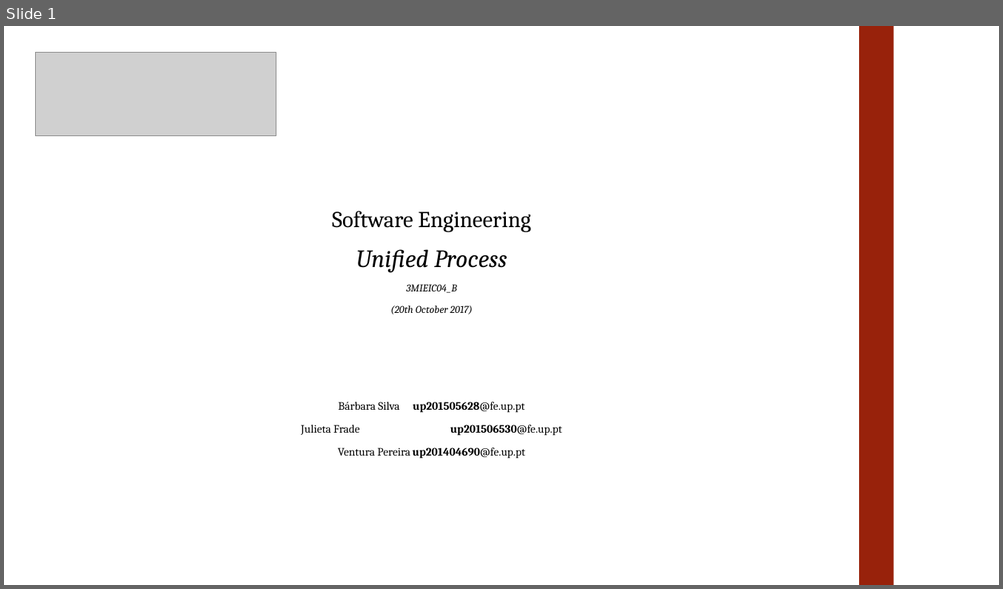
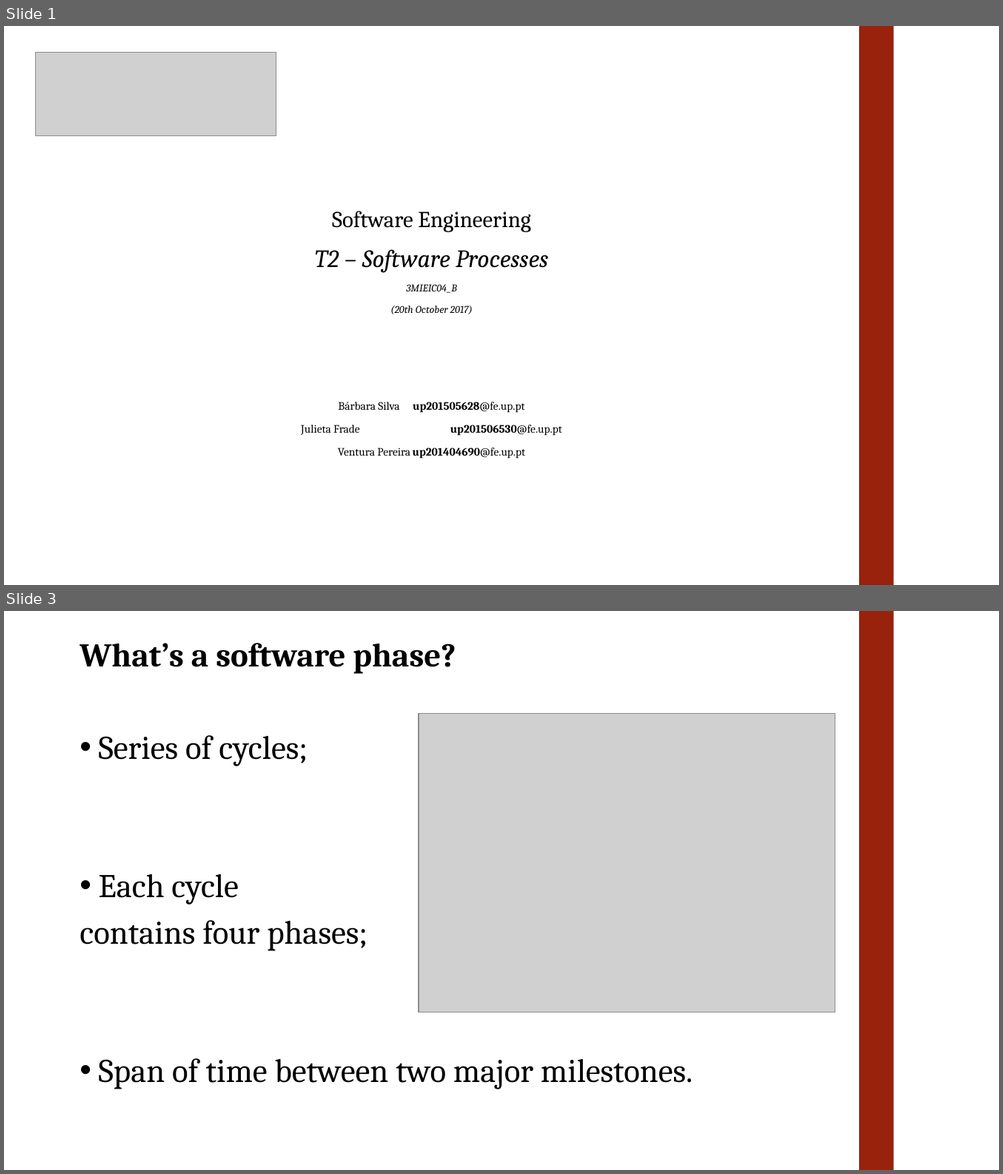
Before and after one commit to julietafrade97/feup-esof, a slide deck: T2/Presentation.pptx. Shown one above the other, each under a label of ours: slide 1 before the commit, slides 1 and 3 after it; the slides between them are not shown. The pictures are 1003x589 and 1003x1174 pixels, drawn with LibreOffice and Linux fonts; fonts in the diff are those of the drawing; grey boxes stand for pictures. Boxes give left, top, right and bottom in pixels: in the first picture for what was removed or moved away, otherwise in the second. Text is boxed around its words. In the diff, an @@ line names an element or a change of style, - is before the commit and + after.

```diff
--- a/T2/Presentation.pptx
+++ b/T2/Presentation.pptx
@@ slide 3 added at (4,611,999,1170), background #FFFFFF @@
@@ rectangle added at (859,611,893,1170), fill #98220B @@
@@ text added at (79,643,693,1090), 32 pt, text #000000 @@
+What’s a software phase?
+• Series of cycles;
+• Each cycle
+contains four phases;
+• Span of time between two major milestones.
@@ picture added at (419,714,835,1013) @@
@@ slide 1 changed as well @@
@@ text at (315,249,548,273): text changed @@
-Unified Process
+T2 – Software Processes
```
Also in this commit, not shown: 23 other slides added, 1 slide removed.
